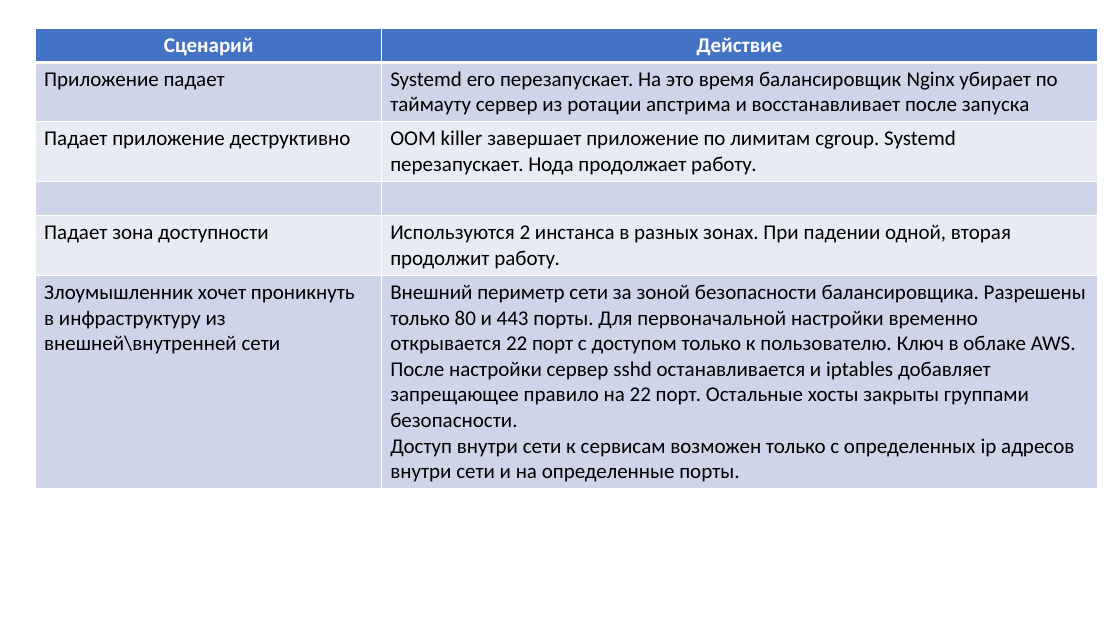
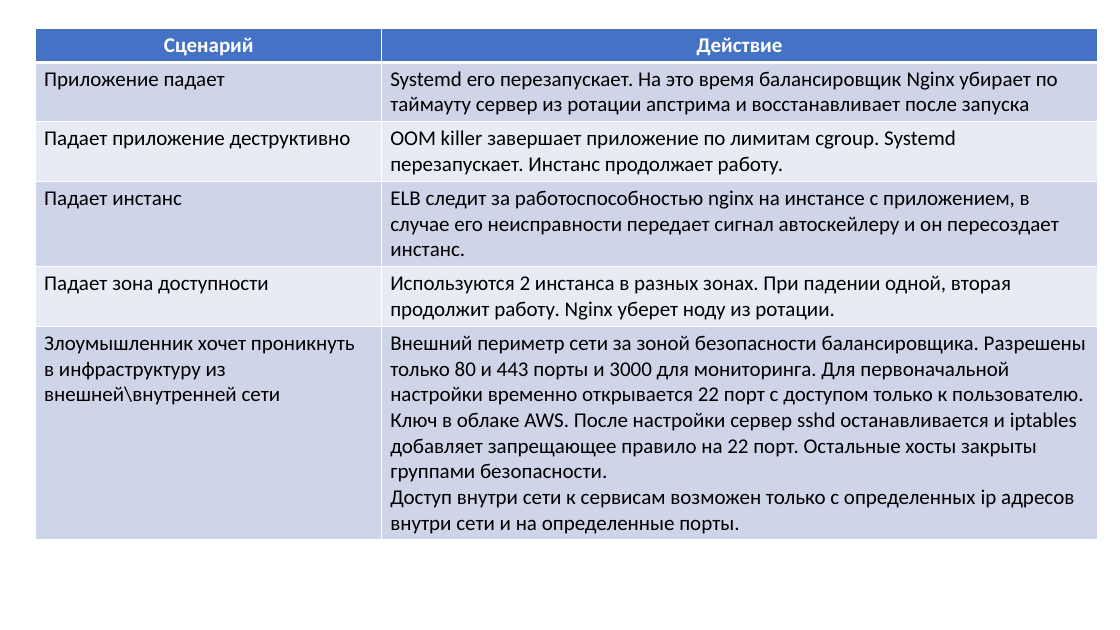
Before and after one commit to runalsh/yandex-young-devops-training, a slide deck: slide 15 of presentation.pptx. Drawn at 1120x630 pixels with LibreOffice and Linux fonts; fonts in the diff are those of the drawing. Boxes give left, top, right and bottom in pixels: in the first picture for what was removed or moved away, otherwise in the second. Text is boxed around its words. In the diff, an @@ line names an element or a change of style, - is before the commit and + after.

```diff
--- a/presentation.pptx
+++ b/presentation.pptx
@@ table at [36, 28, 1098, 538] @@
-row 3, column 2: OOM killer завершает приложение по лимитам cgroup. Systemd перезапускает. Нода продолжает работу.
+row 3, column 2: OOM killer завершает приложение по лимитам cgroup. Systemd перезапускает. Инстанс продолжает работу.
-row 4, column 1: 
+row 4, column 1: Падает инстанс
-row 4, column 2: 
+row 4, column 2: ELB следит за работоспособностью nginx на инстансе с приложением, в случае его неисправности передает сигнал автоскейлеру и он пересоздает инстанс.
-row 5, column 2: Используются 2 инстанса в разных зонах. При падении одной, вторая продолжит работу.
+row 5, column 2: Используются 2 инстанса в разных зонах. При падении одной, вторая продолжит работу. Nginx уберет ноду из ротации.
-row 6, column 2: Внешний периметр сети за зоной безопасности балансировщика. Разрешены только 80 и 443 порты. Для первоначальной настройки временно открывается 22 порт с доступом только к пользователю. Ключ в облаке AWS. После настройки сервер sshd останавливается и iptables добавляет запрещающее правило на 22 порт. Остальные хосты закрыты группами безопасности. / Доступ внутри сети к сервисам возможен только с определенных ip адресов внутри сети и на определенные порты.
+row 6, column 2: Внешний периметр сети за зоной безопасности балансировщика. Разрешены только 80 и 443 порты и 3000 для мониторинга. Для первоначальной настройки временно открывается 22 порт с доступом только к пользователю. Ключ в облаке AWS. После настройки сервер sshd останавливается и iptables добавляет запрещающее правило на 22 порт. Остальные хосты закрыты группами безопасности. / Доступ внутри сети к сервисам возможен только с определенных ip адресов внутри сети и на определенные порты.
```
Also in this commit, not shown: 4 other slides changed, 1 slide added, 1 slide removed, 6 other files.
